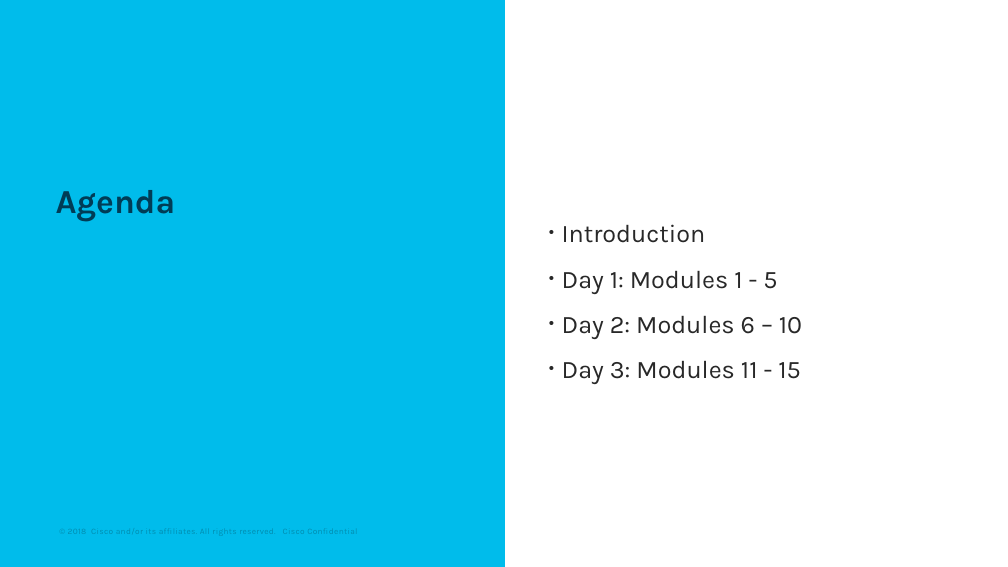
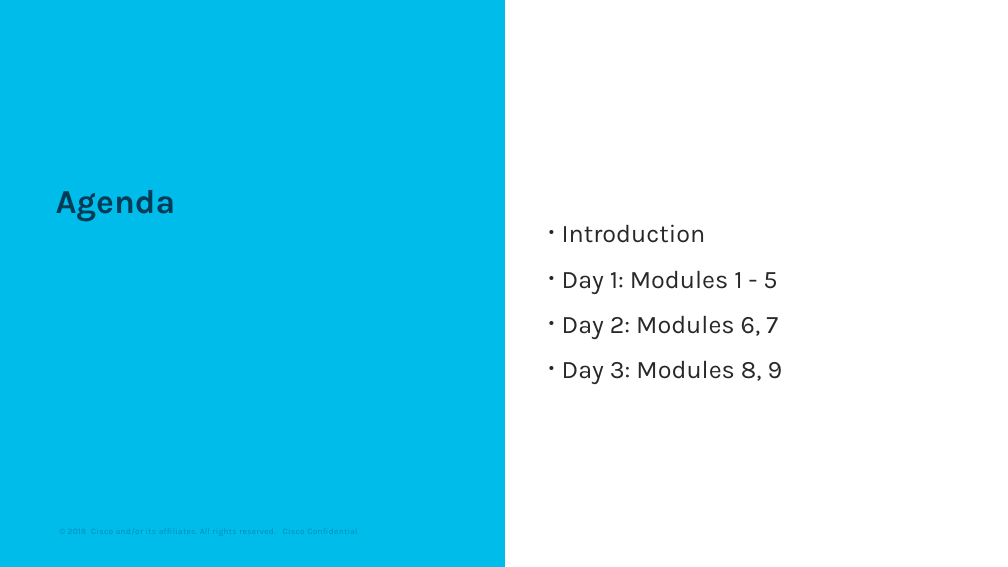
Before and after one commit to rclenden/FMCAPI, a slide deck: slide 2 of Docs/FMC API Programming with Python v1.2.pptx. Drawn at 1008x567 pixels with LibreOffice and Linux fonts; fonts in the diff are those of the drawing. Boxes give left, top, right and bottom in pixels: in the first picture for what was removed or moved away, otherwise in the second. Text is boxed around its words. In the diff, an @@ line names an element or a change of style, - is before the commit and + after.

```diff
--- a/Docs/FMC API Programming with Python v1.2.pptx
+++ b/Docs/FMC API Programming with Python v1.2.pptx
@@ text at (x1=562, y1=316, x2=783, y2=384): text changed @@
-• Day 2: Modules 6 – 10
-• Day 3: Modules 11 - 15
+• Day 2: Modules 6, 7
+• Day 3: Modules 8, 9
```
Also in this commit, not shown: 2 other slides changed, 1 slide added, 2 other files.
